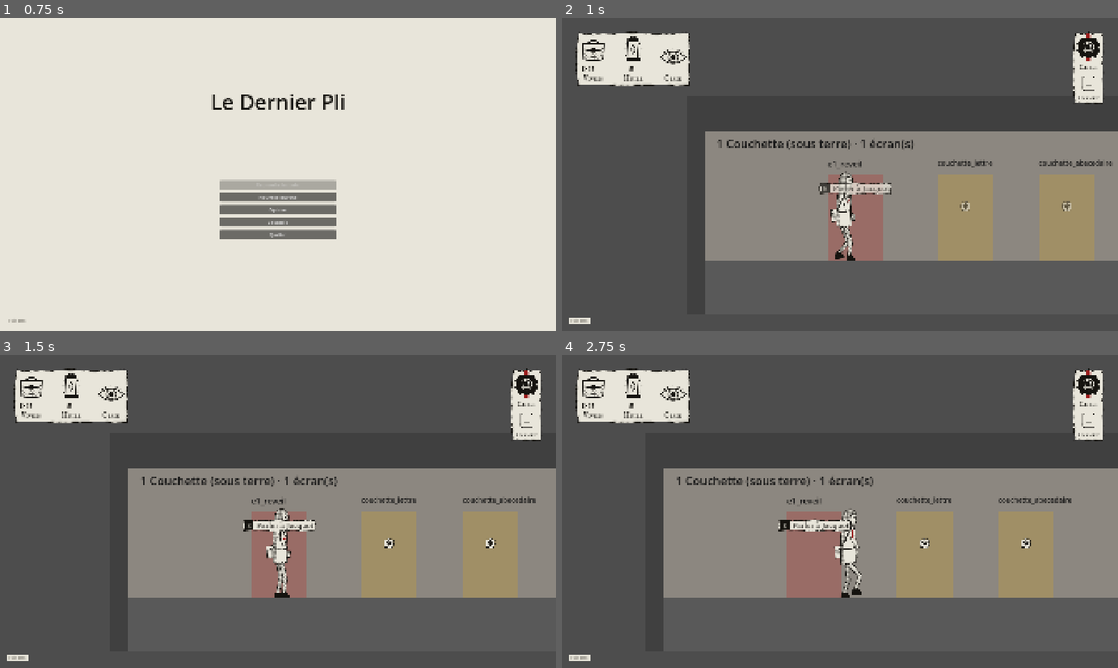
Above: before the commit, frames 1-4 (two rows, left to right).
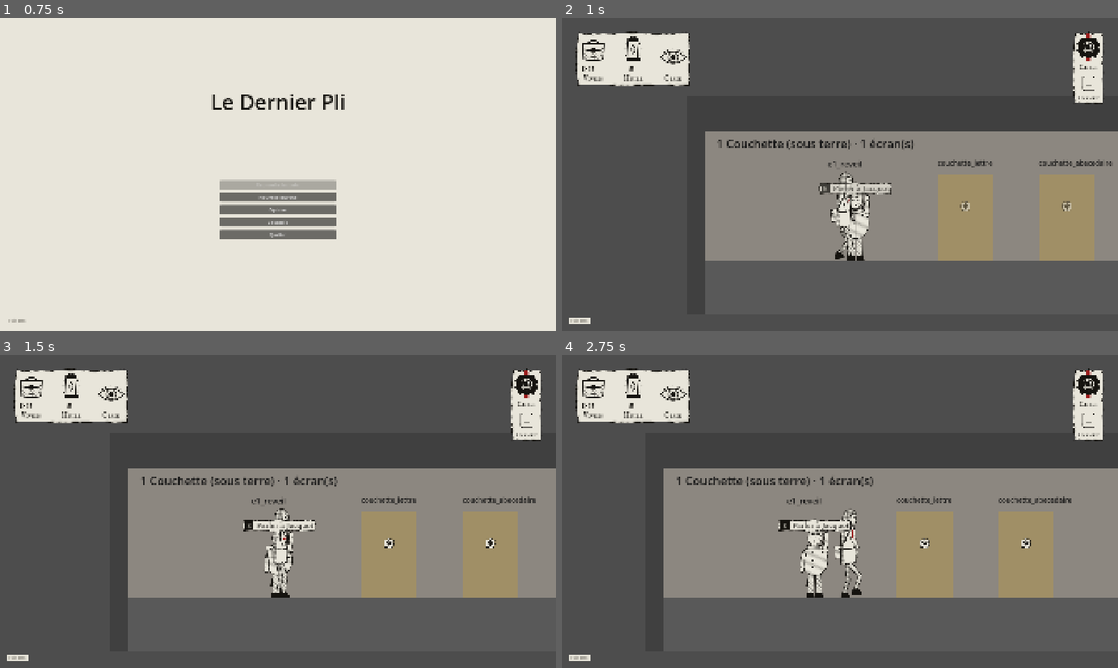
Above: after the commit, the same moments.

Repository: Mazklaus/le-dernier-pli
Game: Godot game, scene res://scenes/titre/titre.tscn
Two runs of this game, one before a commit and one after it. Both use one fixed random seed, a clock stepped at 60 frames per second and the inputs below.
Inputs (mouse positions are in pixels of both pictures, inside the frame that each line leads up to):
- Up to frame 1 (0.75 s): tap Enter (ui_accept) at 0.5 s; move the mouse to (400, 158) at 0.52 s; hold D (deplacer_droite) from 0.53 s (still down); tap 1 (choix_1) at 0.6 s; click (400, 158) at 0.67 s
- Up to frame 2 (1 s): keep holding D (deplacer_droite); tap Enter (ui_accept) at 0.77 s
- Up to frame 3 (1.5 s): release D (deplacer_droite) at 1.25 s; drag from (166, 527) to (283, 574) at 1.27 s
- Up to frame 4 (2.75 s): move the mouse to (895, 442) at 2.02 s; hold D (deplacer_droite) from 2.03 s (still down); tap 3 (choix_3) at 2.1 s

Frame 1 is identical in both runs. In frame 2, 1.8% of the frame differs, in the area x 47-58%, y 50-78%; in frame 3, 1.8%; in frame 4, 2.3%, in the area x 40-51%, y 50-78%.

Commit message:
Poser les personnages de l'étape 1 sur leurs rencontres
Planches de la DA (#68) : DeclencheurDialogue.personnage pose un Personnage (respiration à
10/3 i/s, de face) aux pieds du déclencheur et masque le rectangle de la maquette.
Jacquot (réveil, adieu), Lamarre (ordre, parapet), Cassien, Ravaude, le guetteur.

Co-Authored-By: Claude Opus 5.5 <noreply@anthropic.com>
Claude-Session: https://claude.ai/code/session_011WbKxDzNKL8tj2JSWv4M3w

Diff:
--- a/scenes/etapes/etape_01/etape_01.tscn
+++ b/scenes/etapes/etape_01/etape_01.tscn
@@ -432,6 +432,7 @@
 [node name="e1_guetteur" parent="Surface/Carrefour" instance=ExtResource("10")]
 position = Vector2(3940, 780)
 rencontre_id = &"e1_guetteur"
+personnage = &"guetteur"
 dialogue = ExtResource("12")
 libelle = "Regarder au périscope"
 metadata/note_level_design = "Le Guetteur au périscope, facultatif. -1 lucidité au deuxième regard"
@@ -582,6 +583,7 @@
 [node name="e1_parapet" parent="Surface/PiedEchelle" instance=ExtResource("10")]
 position = Vector2(480, 900)
 rencontre_id = &"e1_parapet"
+personnage = &"lamarre"
 dialogue = ExtResource("13")
 libelle = "Monter"
 fin_etape = true
--- a/scenes/etapes/etape_01/lieux/abri_sergent.tscn
+++ b/scenes/etapes/etape_01/lieux/abri_sergent.tscn
@@ -188,6 +188,7 @@
 [node name="e1_ordre" parent="Rencontres" instance=ExtResource("2")]
 position = Vector2(2450, 900)
 rencontre_id = &"e1_ordre"
+personnage = &"lamarre"
 dialogue = ExtResource("4")
 libelle = "Parler au sergent"
 une_seule_fois = true
--- a/scenes/etapes/etape_01/lieux/cantine.tscn
+++ b/scenes/etapes/etape_01/lieux/cantine.tscn
@@ -163,6 +163,7 @@
 [node name="e1_cantine" parent="Rencontres" instance=ExtResource("2")]
 position = Vector2(1300, 900)
 rencontre_id = &"e1_cantine"
+personnage = &"ravaude"
 dialogue = ExtResource("4")
 libelle = "Parler à la Ravaude"
 une_seule_fois = true
--- a/scenes/etapes/etape_01/lieux/chapelle.tscn
+++ b/scenes/etapes/etape_01/lieux/chapelle.tscn
@@ -163,6 +163,7 @@
 [node name="e1_cendre" parent="Rencontres" instance=ExtResource("2")]
 position = Vector2(1400, 900)
 rencontre_id = &"e1_cendre"
+personnage = &"cassien"
 dialogue = ExtResource("4")
 libelle = "S'approcher de Cassien"
 une_seule_fois = true
--- a/scenes/etapes/etape_01/lieux/couchette.tscn
+++ b/scenes/etapes/etape_01/lieux/couchette.tscn
@@ -107,6 +107,7 @@
 [node name="e1_reveil" parent="Rencontres" instance=ExtResource("1")]
 position = Vector2(520, 900)
 rencontre_id = &"e1_reveil"
+personnage = &"jacquot"
 dialogue = ExtResource("2")
 libelle = "Parler à Jacquot"
 une_seule_fois = true
--- a/scenes/etapes/etape_01/lieux/sape_sortie.tscn
+++ b/scenes/etapes/etape_01/lieux/sape_sortie.tscn
@@ -170,6 +170,7 @@
 [node name="e1_adieu" parent="Rencontres" instance=ExtResource("2")]
 position = Vector2(1400, 900)
 rencontre_id = &"e1_adieu"
+personnage = &"jacquot"
 dialogue = ExtResource("4")
 libelle = "Parler à Jacquot"
 rencontre_requise = &"e1_cendre"
--- a/scenes/interactions/declencheur_dialogue/declencheur_dialogue.gd
+++ b/scenes/interactions/declencheur_dialogue/declencheur_dialogue.gd
@@ -28,8 +28,14 @@
 ## d'office pour les détails à examiner (rencontre_id contenant « _detail_ »).
 @export var est_detail: bool = false
 
+@export_group("Apparence")
+## Personnage dessiné de la rencontre (planche chr_<nom>_repos_01 de la DA), posé aux pieds du
+## déclencheur ; masque le rectangle « Visuel » de la maquette. Vide : pas de personnage.
+@export var personnage: StringName
+
 var en_cours: bool = false
 var repere: RepereExamen = null
+var dessin: Personnage = null
 
 
 func _ready() -> void:
@@ -38,6 +44,12 @@
 		repere = RepereExamen.new()
 		repere.rencontre_id = rencontre_id
 		add_child(repere)
+	dessin = Personnage.creer(personnage)
+	if dessin != null:
+		var visuel := get_node_or_null("Visuel") as CanvasItem
+		if visuel != null:
+			visuel.visible = false
+		add_child(dessin)
 
 
 func est_verrouille() -> bool:
--- /dev/null
+++ b/scenes/interactions/personnage/personnage.gd
@@ -0,0 +1,34 @@
+class_name Personnage
+extends AnimatedSprite2D
+## Personnage d'une rencontre (planches de la DA, ex. #68) : chr_<nom>_repos_01.png, images
+## de 200×320, pieds à (100, 316) sur l'origine, de face (jamais retourné). La respiration
+## tient chaque image 3 tics de 10 i/s, plus lente que la marche de Tobie.
+
+const DOSSIER := "res://assets/graphics/chr/"
+const IMAGES_PAR_SECONDE := SilhouetteTobie.IMAGES_PAR_SECONDE / 3.0
+
+var nom: StringName
+
+
+static func chemin_planche(nom_personnage: StringName) -> String:
+	return DOSSIER + "chr_%s_repos_01.png" % nom_personnage
+
+
+## Construit le personnage, ou null si sa planche n'existe pas encore.
+static func creer(nom_personnage: StringName) -> Personnage:
+	var chemin := chemin_planche(nom_personnage)
+	if nom_personnage == &"" or not ResourceLoader.exists(chemin):
+		return null
+	var images := SpriteFrames.new()
+	images.remove_animation(&"default")
+	SilhouetteTobie.ajouter_planche(images, SilhouetteTobie.REPOS, load(chemin) as Texture2D, true)
+	images.set_animation_speed(SilhouetteTobie.REPOS, IMAGES_PAR_SECONDE)
+	var p := Personnage.new()
+	p.name = "Personnage"
+	p.nom = nom_personnage
+	p.sprite_frames = images
+	p.centered = false
+	p.offset = -SilhouetteTobie.PIEDS
+	p.texture_filter = CanvasItem.TEXTURE_FILTER_LINEAR
+	p.autoplay = String(SilhouetteTobie.REPOS)
+	return p
--- /dev/null
+++ b/tests/unit/test_personnage.gd
@@ -0,0 +1,57 @@
+extends GutTest
+## Personnages des rencontres (planches de la DA, #68) : posés aux pieds du déclencheur,
+## respiration lente, rectangle de la maquette masqué.
+
+const SceneDeclencheur := preload("res://scenes/interactions/declencheur_dialogue/declencheur_dialogue.tscn")
+## [scène, rencontre, personnage] de l'étape 1.
+const ETAPE_1 := [
+	["res://scenes/etapes/etape_01/lieux/couchette.tscn", &"e1_reveil", &"jacquot"],
+	["res://scenes/etapes/etape_01/lieux/abri_sergent.tscn", &"e1_ordre", &"lamarre"],
+	["res://scenes/etapes/etape_01/lieux/chapelle.tscn", &"e1_cendre", &"cassien"],
+	["res://scenes/etapes/etape_01/lieux/cantine.tscn", &"e1_cantine", &"ravaude"],
+	["res://scenes/etapes/etape_01/lieux/sape_sortie.tscn", &"e1_adieu", &"jacquot"],
+]
+
+
+func test_planche_decoupee_en_4_images_lentes() -> void:
+	var p := Personnage.creer(&"cassien")
+	assert_not_null(p)
+	assert_eq(p.sprite_frames.get_frame_count(SilhouetteTobie.REPOS), 4)
+	assert_almost_eq(p.sprite_frames.get_animation_speed(SilhouetteTobie.REPOS), 10.0 / 3.0, 0.001)
+	assert_eq(p.offset, Vector2(-100, -316))
+	p.free()
+
+
+func test_personnage_inconnu_ou_vide() -> void:
+	assert_null(Personnage.creer(&""))
+	assert_null(Personnage.creer(&"personne"))
+
+
+func test_le_declencheur_pose_son_personnage_et_masque_la_maquette() -> void:
+	var d: DeclencheurDialogue = SceneDeclencheur.instantiate()
+	d.rencontre_id = &"e9_test"
+	d.personnage = &"guetteur"
+	var visuel := ColorRect.new()
+	visuel.name = "Visuel"
+	d.add_child(visuel)
+	add_child_autofree(d)
+	assert_not_null(d.dessin)
+	assert_eq(d.dessin.get_parent(), d)
+	assert_eq(d.dessin.position, Vector2.ZERO, "aux pieds du déclencheur")
+	assert_false(visuel.visible)
+	await wait_process_frames(2)
+	assert_true(d.dessin.is_playing(), "il respire")
+
+
+func test_les_personnages_de_l_etape_1_sont_poses() -> void:
+	for e: Array in ETAPE_1:
+		var lieu: Node = add_child_autofree((load(String(e[0])) as PackedScene).instantiate())
+		var trouve := false
+		for n in lieu.find_children("*", "DeclencheurDialogue", true, false):
+			var d := n as DeclencheurDialogue
+			if d.rencontre_id == e[1]:
+				trouve = true
+				assert_not_null(d.dessin, String(e[1]))
+				if d.dessin != null:
+					assert_eq(d.dessin.nom, e[2], String(e[1]))
+		assert_true(trouve, String(e[1]))
Not shown, added: scenes/interactions/personnage/personnage.gd.uid
Not shown, added: tests/unit/test_personnage.gd.uid
